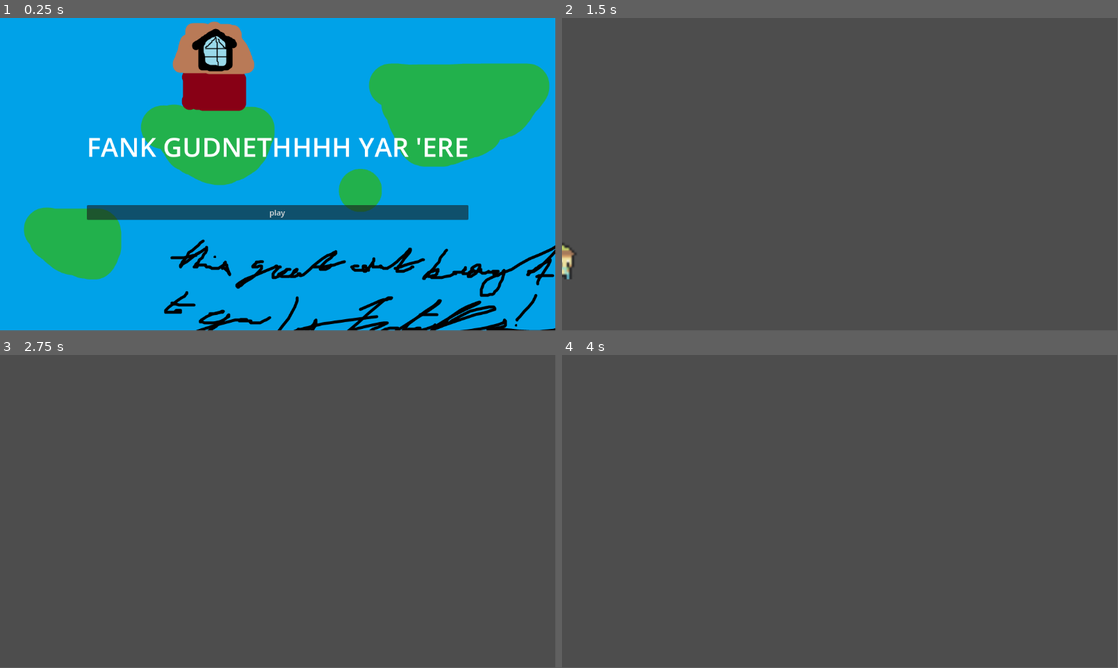
Above: before the commit, frames 1-4 (two rows, left to right).
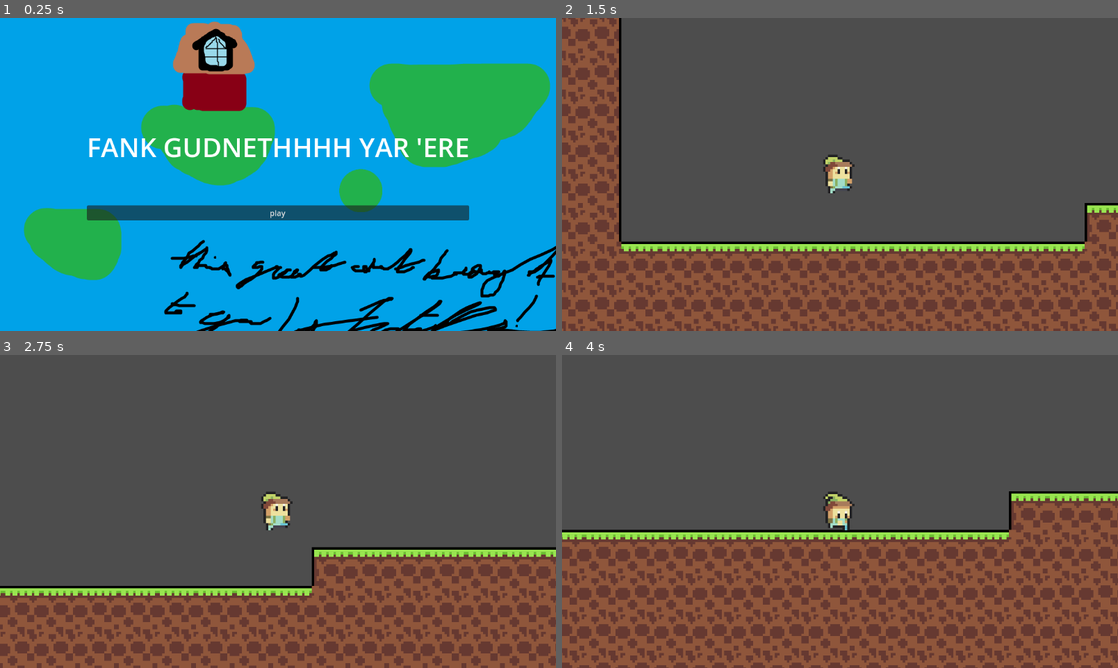
Above: after the commit, the same moments.

Repository: kettle-7/WhereIsSpund
Game: Godot game, scene res://titlescreen.tscn
The game is run twice, just before and just after one commit, with the same random seed, the same clock (stepped at 60 frames per second) and the same inputs.
Inputs:
- Up to frame 1 (0.25 s): no input
- Up to frame 2 (1.5 s): click "play" at 0.5 s; hold D (right, bound only after the commit) from 1.28 s (still down); hold W (up, bound only after the commit) from 1.28 s (still down)
- Up to frame 3 (2.75 s): keep holding D (right, bound only after the commit); release W (up, bound only after the commit) at 2.03 s; tap W (up, bound only after the commit) at 2.1, 2.27, 2.57 s
- Up to frame 4 (4 s): release D (right, bound only after the commit) at 2.78 s; hold A (left, bound only after the commit) 2.78-3.53 s; hold W (up, bound only after the commit) 2.78-3.53 s; hold D (right, bound only after the commit) from 3.53 s (still down); tap W (up, bound only after the commit) at 3.6, 3.77 s
In our replay, the window is 799x449 before the commit and 800x450 after it. These sizes can differ from the game's own. Grey fills any space a smaller window leaves; there, only what the larger window draws over its background counts as a difference.

The runs differ from the first frame. In frame 1, 4.4% of the frame differs, in the area x 4-100%, y 1-100%; in frame 2, 37%; in frame 3, 32%; in frame 4, 47%, in the area x 0-100%, y 0-100%.

Commit message:
fixed stuff

Diff:
--- a/project.godot
+++ b/project.godot
@@ -12,9 +12,42 @@
 
 config/name="NotImperfection"
 run/main_scene="res://titlescreen.tscn"
-config/features=PackedStringArray("4.3", "Forward Plus")
+config/features=PackedStringArray("4.4", "Forward Plus")
 config/icon="res://icon.svg"
+
+[display]
+
+window/size/mode=3
+window/size/resizable=false
+window/stretch/mode="viewport"
 
 [dotnet]
 
 project/assembly_name="NotImperfection"
+
+[input]
+
+up={
+"deadzone": 0.2,
+"events": [Object(InputEventKey,"resource_local_to_scene":false,"resource_name":"","device":-1,"window_id":0,"alt_pressed":false,"shift_pressed":false,"ctrl_pressed":false,"meta_pressed":false,"pressed":false,"keycode":0,"physical_keycode":87,"key_label":0,"unicode":119,"location":0,"echo":false,"script":null)
+]
+}
+left={
+"deadzone": 0.2,
+"events": [Object(InputEventKey,"resource_local_to_scene":false,"resource_name":"","device":-1,"window_id":0,"alt_pressed":false,"shift_pressed":false,"ctrl_pressed":false,"meta_pressed":false,"pressed":false,"keycode":0,"physical_keycode":65,"key_label":0,"unicode":97,"location":0,"echo":false,"script":null)
+]
+}
+right={
+"deadzone": 0.2,
+"events": [Object(InputEventKey,"resource_local_to_scene":false,"resource_name":"","device":-1,"window_id":0,"alt_pressed":false,"shift_pressed":false,"ctrl_pressed":false,"meta_pressed":false,"pressed":false,"keycode":0,"physical_keycode":68,"key_label":0,"unicode":100,"location":0,"echo":false,"script":null)
+]
+}
+z={
+"deadzone": 0.2,
+"events": [Object(InputEventKey,"resource_local_to_scene":false,"resource_name":"","device":-1,"window_id":0,"alt_pressed":false,"shift_pressed":false,"ctrl_pressed":false,"meta_pressed":false,"pressed":false,"keycode":0,"physical_keycode":90,"key_label":0,"unicode":122,"location":0,"echo":false,"script":null)
+]
+}
+
+[rendering]
+
+textures/canvas_textures/default_texture_filter=3
--- a/titlescreen.gd
+++ b/titlescreen.gd
@@ -1,6 +1,6 @@
 extends Control
 
-var player_scene = preload("res://player.tscn").instantiate()
+
 
 # Called when the node enters the scene tree for the first time.
 func _ready() -> void:
@@ -13,4 +13,4 @@
 
 func _pressed():
 	# feed to other scene
-	get_tree().change_scene_to_file("res://player.tscn")
+	get_tree().change_scene_to_file("res://main.tscn")
Not shown: 1 places in main.tscn that only renumber resources
Not shown, added: player.gd.uid
Not shown: 1 places in player.tscn that only renumber resources
Not shown, added: titlescreen.gd.uid
Not shown: 1 places in titlescreen.tscn that only renumber resources
